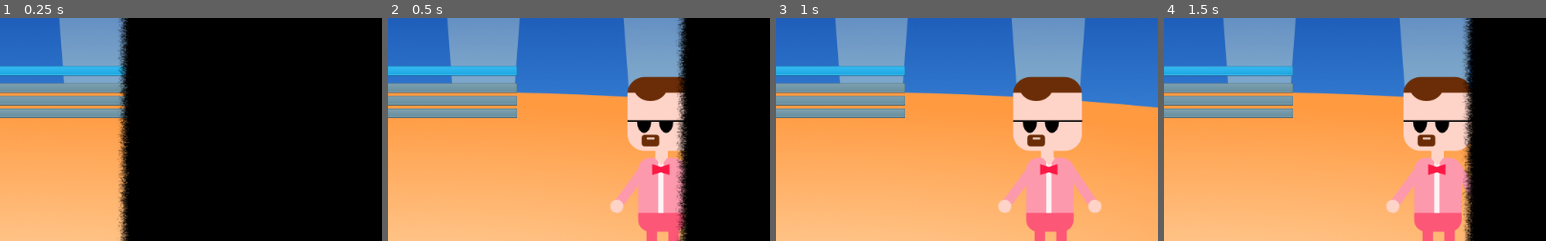
Above: before the commit, frames 1-4 (left to right).
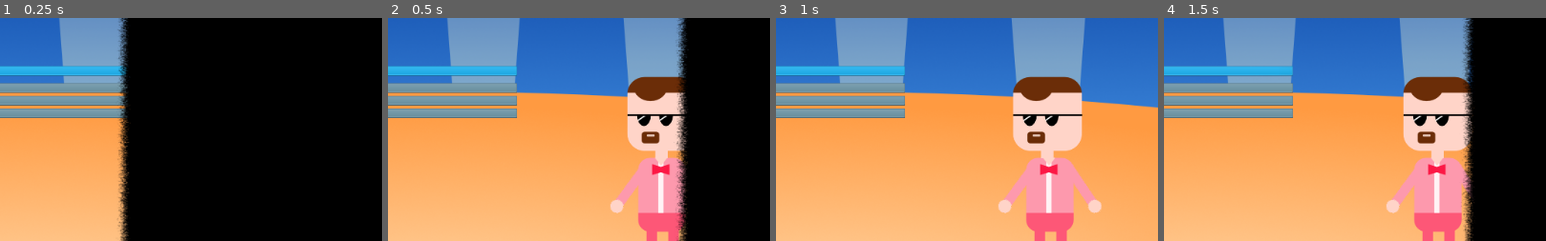
Above: after the commit, the same moments.

Repository: dalton5000/No-Second-Chances
Game: Godot game, scene res://scenes/Game.tscn
Same seed, same stepped clock (60 frames per second), same inputs: the game is played once before the commit and once after it.
Inputs:
- Up to frame 1 (0.25 s): no input
- Up to frame 2 (0.5 s): no input
- Up to frame 3 (1 s): no input
- Up to frame 4 (1.5 s): click "Create your Character" at 1.25 s
The pictures show only the part of the screen within x 50-100%, y 34-84%; the shares and areas given below are measured in that part.

Frame 1 is identical in both runs. In frame 2, 0.8% of the frame differs, in the area x 62-78%, y 43-58%; in frame 3, 0.9%, in the area x 62-81%, y 43-58%; in frame 4, 0.9%.

Commit message:
work

Diff:
--- a/scenes/Game.tscn
+++ b/scenes/Game.tscn
@@ -731,9 +731,9 @@
 anchor_top = 1.0
 anchor_right = 0.5
 anchor_bottom = 1.0
-margin_left = -125.0
+margin_left = -45.0
 margin_top = -46.0
-margin_right = 125.0
+margin_right = 205.0
 __meta__ = {
 "_edit_use_anchors_": false
 }
--- a/scenes/actor/Actor.gd
+++ b/scenes/actor/Actor.gd
@@ -12,10 +12,10 @@
 var leg_frame_offset = 480
 var arm_frame_offset = 768
 
-var body_map = [0,1,2,3,4,5,6,7,8,10,12,14,16,18,20,22]
-var arm_map = [0,2,4,8,4,2,8,0,4,2,8,0,10,10,10,10,10,10,10,10,0,0,0,0,0,0,0]
-var leg_map = [0,3,1,2,1,1,1,0,4,4,4,4,4,4,4,4,0,0,0,0,0,0,0,0,0]
-var uni_bodies = [0,1,2,3,4,5,6,7]
+var body_map = [0,1,2,3,4,5,6,7,8,10,12,14,16,18,20,22,24]
+var arm_map = [0,2,4,8,4,0,8,2,4,2,8,0,10,10,10,0,4,10,10,10,0,0,0,0,0,0,0]
+var leg_map = [0,3,1,2,1,0,1,1,4,4,4,4,4,4,4,0,1,1,0,0,0,0,0,0,0]
+var uni_bodies = [0,1,2,3,4,5,6,7,15,16]
 
 var player_name = "Anonymous" setget set_player_name
 onready var name_label = $Body/NameLabel
--- a/scenes/actor/Actor.tscn
+++ b/scenes/actor/Actor.tscn
@@ -111,19 +111,19 @@
 length = 2.0
 step = 0.025
 tracks/0/type = "value"
-tracks/0/path = NodePath("10Tons:position")
-tracks/0/interp = 2
+tracks/0/path = NodePath("Body:scale")
+tracks/0/interp = 1
 tracks/0/loop_wrap = true
 tracks/0/imported = false
 tracks/0/enabled = true
 tracks/0/keys = {
-"times": PoolRealArray( 0.15, 0.6, 0.65 ),
-"transitions": PoolRealArray( 1, 1, 1 ),
-"update": 0,
-"values": [ Vector2( 0, -1080 ), Vector2( 0, 8 ), Vector2( 0, 0 ) ]
+"times": PoolRealArray( 0.525, 0.6 ),
+"transitions": PoolRealArray( 1, 1 ),
+"update": 0,
+"values": [ Vector2( 1, 1 ), Vector2( 1, 0.1 ) ]
 }
 tracks/1/type = "value"
-tracks/1/path = NodePath("Body:scale")
+tracks/1/path = NodePath("Body:position")
 tracks/1/interp = 1
 tracks/1/loop_wrap = true
 tracks/1/imported = false
@@ -132,58 +132,60 @@
 "times": PoolRealArray( 0.525, 0.6 ),
 "transitions": PoolRealArray( 1, 1 ),
 "update": 0,
-"values": [ Vector2( 1, 1 ), Vector2( 1, 0.1 ) ]
+"values": [ Vector2( 0, -96 ), Vector2( 0, 16 ) ]
 }
 tracks/2/type = "value"
-tracks/2/path = NodePath("Body:position")
-tracks/2/interp = 1
+tracks/2/path = NodePath("Blood:scale")
+tracks/2/interp = 2
 tracks/2/loop_wrap = true
 tracks/2/imported = false
 tracks/2/enabled = true
 tracks/2/keys = {
-"times": PoolRealArray( 0.525, 0.6 ),
-"transitions": PoolRealArray( 1, 1 ),
-"update": 0,
-"values": [ Vector2( 0, -96 ), Vector2( 0, 16 ) ]
+"times": PoolRealArray( 0.65, 1.875 ),
+"transitions": PoolRealArray( 1, 0.5 ),
+"update": 0,
+"values": [ Vector2( 1e-05, 1e-05 ), Vector2( 2.5, 2.5 ) ]
 }
 tracks/3/type = "value"
-tracks/3/path = NodePath("Blood:scale")
-tracks/3/interp = 2
+tracks/3/path = NodePath("Body:visible")
+tracks/3/interp = 1
 tracks/3/loop_wrap = true
 tracks/3/imported = false
 tracks/3/enabled = true
 tracks/3/keys = {
-"times": PoolRealArray( 0.65, 1.875 ),
-"transitions": PoolRealArray( 1, 0.5 ),
-"update": 0,
-"values": [ Vector2( 1e-05, 1e-05 ), Vector2( 2.5, 2.5 ) ]
+"times": PoolRealArray( 0, 0.6 ),
+"transitions": PoolRealArray( 1, 1 ),
+"update": 1,
+"values": [ true, false ]
 }
 tracks/4/type = "value"
-tracks/4/path = NodePath("Body:visible")
+tracks/4/path = NodePath(".:alive")
 tracks/4/interp = 1
 tracks/4/loop_wrap = true
 tracks/4/imported = false
 tracks/4/enabled = true
 tracks/4/keys = {
-"times": PoolRealArray( 0, 0.6 ),
-"transitions": PoolRealArray( 1, 1 ),
+"times": PoolRealArray( 0 ),
+"transitions": PoolRealArray( 1 ),
 "update": 1,
-"values": [ true, false ]
-}
-tracks/5/type = "value"
-tracks/5/path = NodePath(".:alive")
+"values": [ false ]
+}
+tracks/5/type = "audio"
+tracks/5/path = NodePath("Squash")
 tracks/5/interp = 1
 tracks/5/loop_wrap = true
 tracks/5/imported = false
 tracks/5/enabled = true
 tracks/5/keys = {
-"times": PoolRealArray( 0 ),
-"transitions": PoolRealArray( 1 ),
-"update": 1,
-"values": [ false ]
+"clips": [ {
+"end_offset": 0.0,
+"start_offset": 0.0,
+"stream": SubResource( 7 )
+} ],
+"times": PoolRealArray( 0.325 )
 }
 tracks/6/type = "audio"
-tracks/6/path = NodePath("Squash")
+tracks/6/path = NodePath("Hit")
 tracks/6/interp = 1
 tracks/6/loop_wrap = true
 tracks/6/imported = false
@@ -192,12 +194,12 @@
 "clips": [ {
 "end_offset": 0.0,
 "start_offset": 0.0,
-"stream": SubResource( 7 )
+"stream": SubResource( 8 )
 } ],
-"times": PoolRealArray( 0.325 )
+"times": PoolRealArray( 0.475 )
 }
 tracks/7/type = "audio"
-tracks/7/path = NodePath("Hit")
+tracks/7/path = NodePath("Woosh")
 tracks/7/interp = 1
 tracks/7/loop_wrap = true
 tracks/7/imported = false
@@ -206,23 +208,21 @@
 "clips": [ {
 "end_offset": 0.0,
 "start_offset": 0.0,
-"stream": SubResource( 8 )
+"stream": SubResource( 9 )
 } ],
-"times": PoolRealArray( 0.475 )
-}
-tracks/8/type = "audio"
-tracks/8/path = NodePath("Woosh")
+"times": PoolRealArray( 0.125 )
+}
+tracks/8/type = "value"
+tracks/8/path = NodePath("10Tons:position")
 tracks/8/interp = 1
 tracks/8/loop_wrap = true
 tracks/8/imported = false
 tracks/8/enabled = true
 tracks/8/keys = {
-"clips": [ {
-"end_offset": 0.0,
-"start_offset": 0.0,
-"stream": SubResource( 9 )
-} ],
-"times": PoolRealArray( 0.125 )
+"times": PoolRealArray( 0.275, 0.6, 0.65 ),
+"transitions": PoolRealArray( 1, 1, 1 ),
+"update": 0,
+"values": [ Vector2( 0, -1080 ), Vector2( 0, 40 ), Vector2( 0, 0 ) ]
 }
 
 [sub_resource type="Animation" id=5]
@@ -273,7 +273,7 @@
 alive = false
 
 [node name="Body" type="Node2D" parent="."]
-position = Vector2( 0, -96 )
+position = Vector2( 0, -95.9999 )
 scale = Vector2( 1, 0.999999 )
 
 [node name="ArmLeft" type="Node2D" parent="Body"]
@@ -383,12 +383,12 @@
 [node name="Blood" type="Sprite" parent="."]
 visible = false
 position = Vector2( 0, 32 )
-scale = Vector2( 0.0900232, 0.0900232 )
+scale = Vector2( 2.5, 2.5 )
 z_index = -1
 texture = ExtResource( 4 )
 
 [node name="10Tons" type="Sprite" parent="."]
-position = Vector2( 0, -1080 )
+position = Vector2( 0, -993.846 )
 texture = ExtResource( 5 )
 
 [node name="AnswerAnim" type="AnimationPlayer" parent="."]
--- a/scenes/actor/Showmaster.tscn
+++ b/scenes/actor/Showmaster.tscn
@@ -45,7 +45,6 @@
 frame = 15
 
 [node name="AnswerLabel" parent="Body" index="8"]
-visible = true
 modulate = Color( 1, 1, 1, 1 )
 
 [node name="ShowmasterAnim" type="AnimationPlayer" parent="." index="5"]
--- a/scenes/hud/CharacterCreator.gd
+++ b/scenes/hud/CharacterCreator.gd
@@ -3,7 +3,7 @@
 signal finished
 
 const HEAD_MAX = 13
-const BODY_MAX = 15
+const BODY_MAX = 16
 
 var head_val = 0
 var body_val = 0
Binary file changed: assets/characters/Nosecondchances.png
Not shown, added: assets/stage/stage.afdesign
